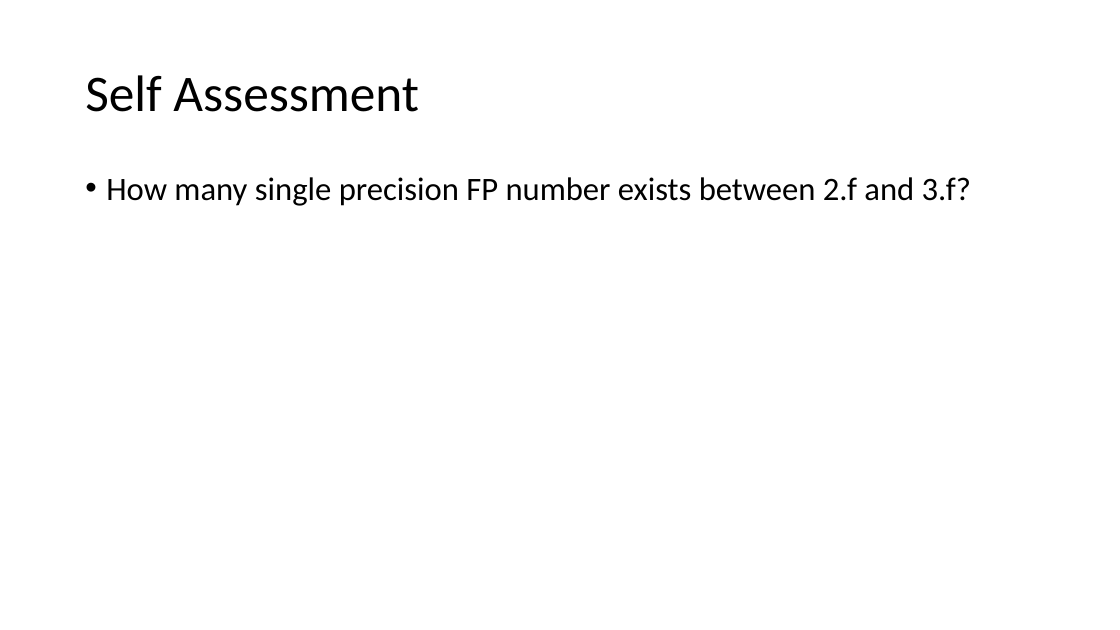
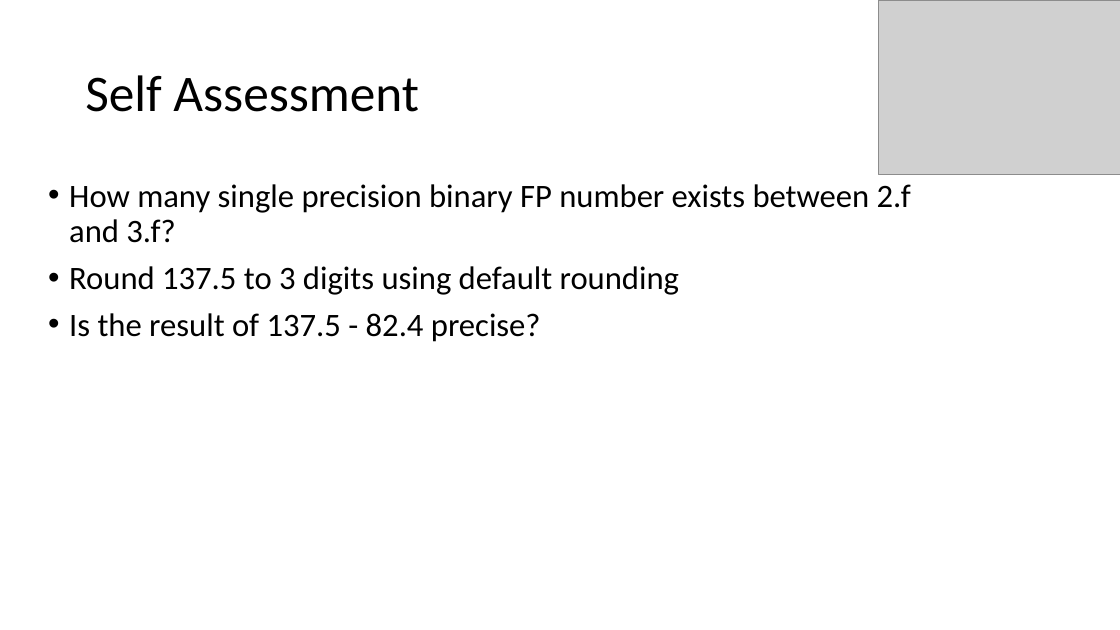
Before and after one commit to VinInn/FPCourse, a slide deck: slide 62 of Slides/FPforScientist.pptx. Drawn at 1120x630 pixels with LibreOffice and Linux fonts; fonts in the diff are those of the drawing; grey boxes stand for pictures. Boxes give left, top, right and bottom in pixels: in the first picture for what was removed or moved away, otherwise in the second. Text is boxed around its words. In the diff, an @@ line names an element or a change of style, - is before the commit and + after.

```diff
--- a/Slides/FPforScientist.pptx
+++ b/Slides/FPforScientist.pptx
@@ picture added at box(879, 0, 1120, 175) @@
@@ text at box(69, 184, 911, 342): text changed @@
-• How many single precision FP number exists between 2.f and 3.f?
+• How many single precision binary FP number exists between 2.f and 3.f?
+• Round 137.5 to 3 digits using default rounding
+• Is the result of 137.5 - 82.4 precise?
```
Also in this commit, not shown: 4 other slides changed, 1 other file.
